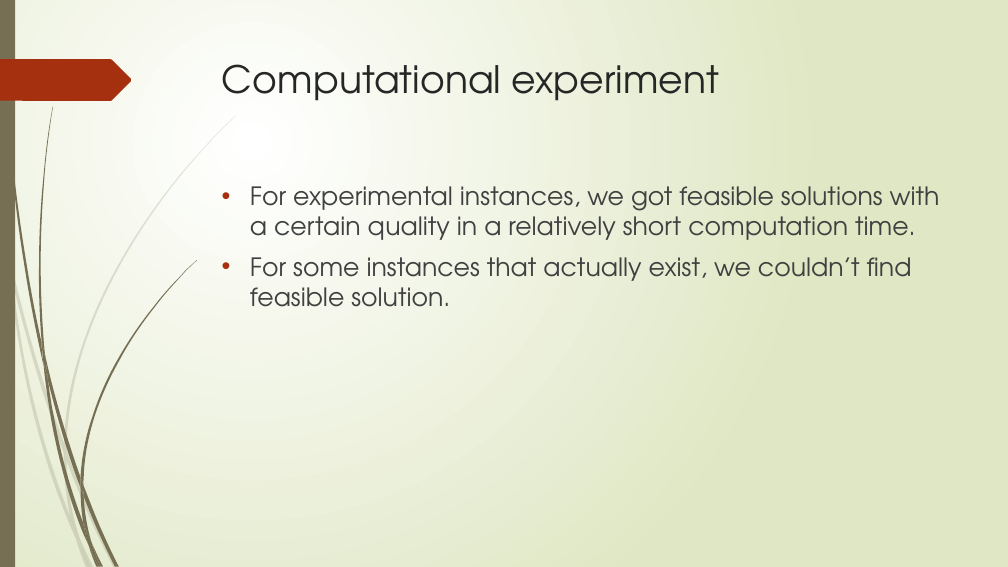
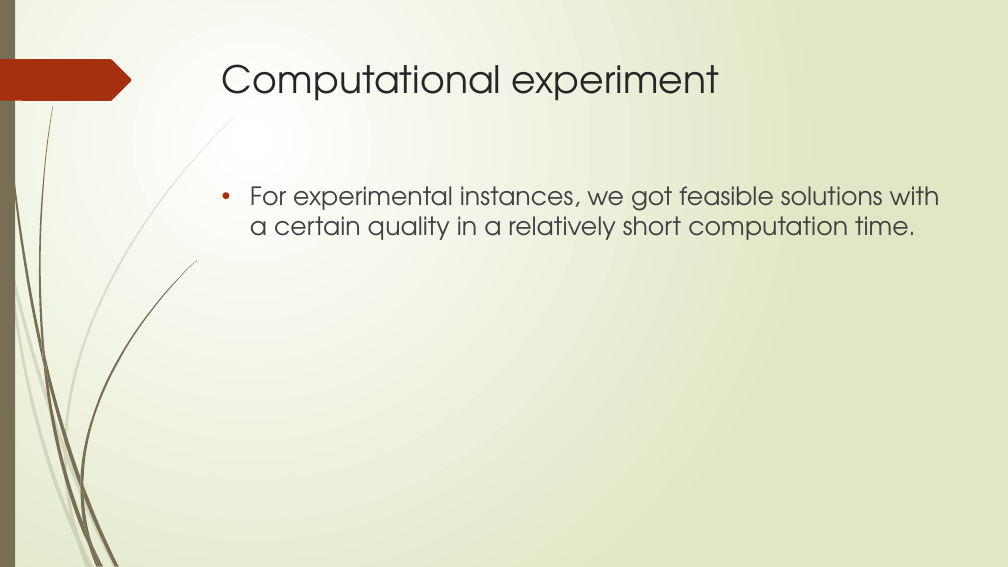
Before and after one commit to r-kurosu/kline_new, a slide deck: slide 66 of 竹田_修論発表.pptx (slide 63 before the commit). Drawn at 1008x567 pixels with LibreOffice and Linux fonts; fonts in the diff are those of the drawing. Boxes give left, top, right and bottom in pixels: in the first picture for what was removed or moved away, otherwise in the second. Text is boxed around its words. In the diff, an @@ line names an element or a change of style, - is before the commit and + after.

```diff
--- a/竹田_修論発表.pptx
+++ b/竹田_修論発表.pptx
@@ text at <box>250,257,912,307</box>: paragraph removed @@
-• For some instances that actually exist, we couldn’t find feasible solution.
```
Also in this commit, not shown: 19 other slides changed, 3 slides added.
